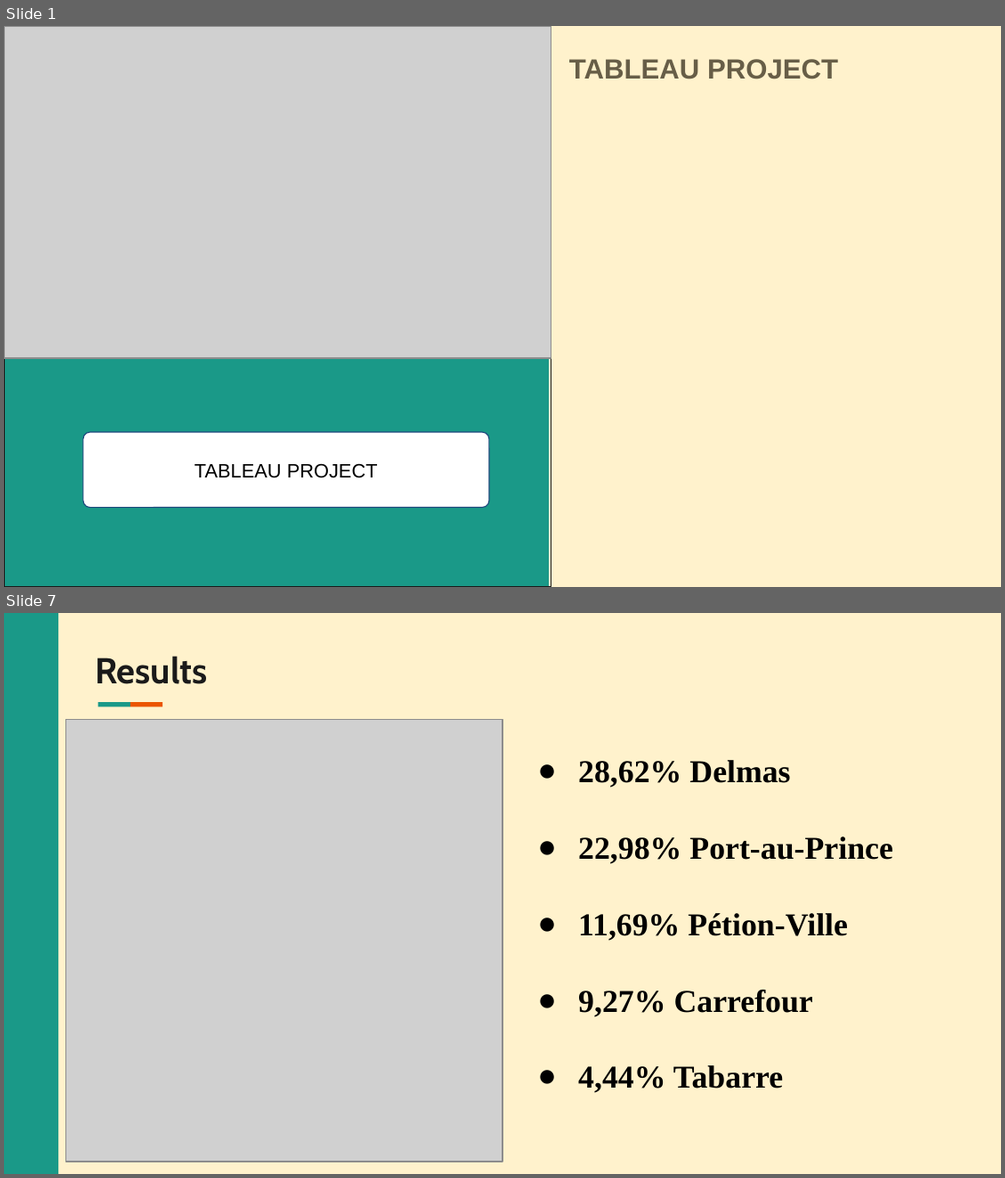
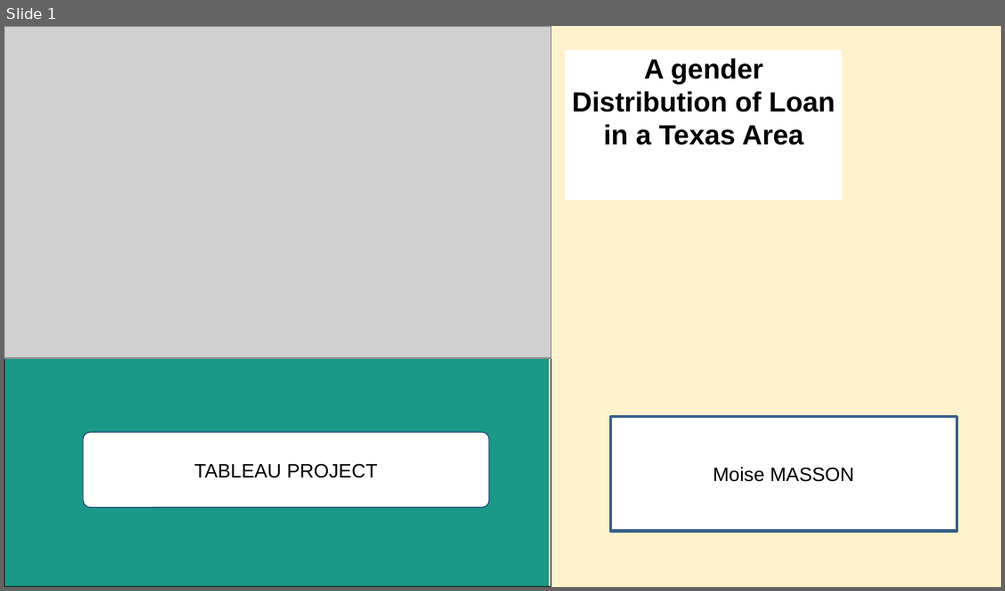
Before and after one commit to Ben-Judas/Tableau-Project, a slide deck: Project Tableau.pptx. Shown one above the other, each under a label of ours: slides 1 and 7 before the commit, slide 1 after it; the slides between them are not shown. The pictures are 1005x1178 and 1005x591 pixels, drawn with LibreOffice and Linux fonts; fonts in the diff are those of the drawing; grey boxes stand for pictures; background and template pictures are left out. Boxes give left, top, right and bottom in pixels: in the first picture for what was removed or moved away, otherwise in the second. Text is boxed around its words. In the diff, an @@ line names an element or a change of style, - is before the commit and + after.

```diff
--- a/Project Tableau.pptx
+++ b/Project Tableau.pptx
@@ slide 7 removed at <box>4,613,1001,1174</box>, background #FFF2CC @@
@@ freeform shape removed at <box>4,613,59,1173</box> @@
@@ text removed at <box>95,656,207,684</box> @@
-Results
@@ freeform shape removed at <box>97,702,129,706</box> @@
@@ freeform shape removed at <box>130,702,162,706</box> @@
@@ picture removed at <box>65,720,502,1162</box> @@
@@ text removed at <box>578,760,892,1093</box> @@
-● 28,62% Delmas
-● 22,98% Port-au-Prince
-● 11,69% Pétion-Ville
-● 9,27% Carrefour
-● 4,44% Tabarre
@@ slide 1 changed as well @@
@@ rectangle added at <box>566,50,842,200</box>, fill #FFFFFF, 20 pt, text #000000, bold @@
+A gender Distribution of Loan in a Texas Area
@@ text removed at <box>569,59,838,79</box> @@
-TABLEAU PROJECT
@@ rectangle added at <box>611,416,957,531</box>, fill #FFFFFF, outline #3A5F8C 2 pt, 14 pt, text #000000 @@
+Moise MASSON
```
Also in this commit, not shown: 1 other slide changed, 4 slides added, 11 other slides removed.
